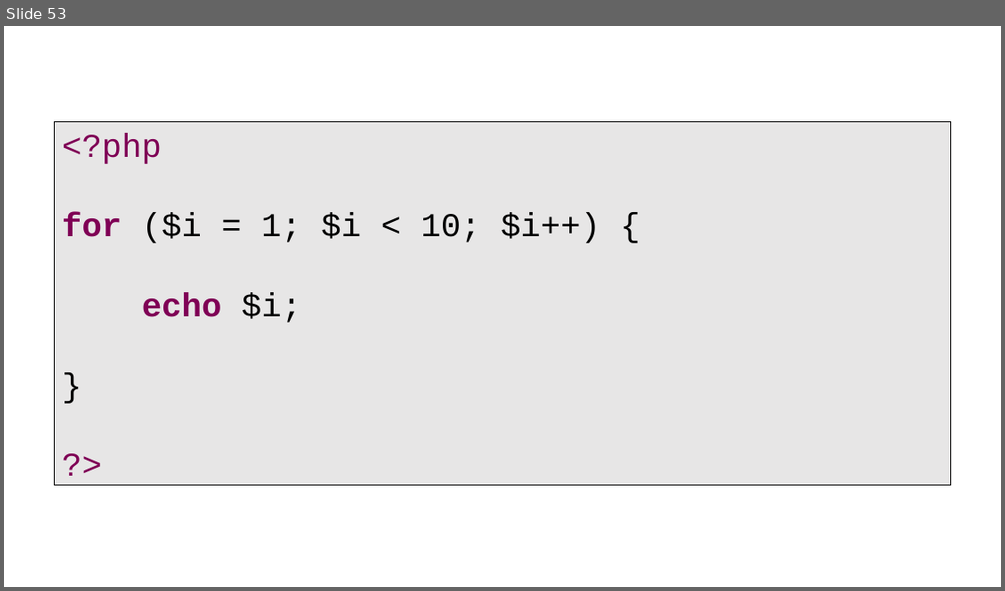
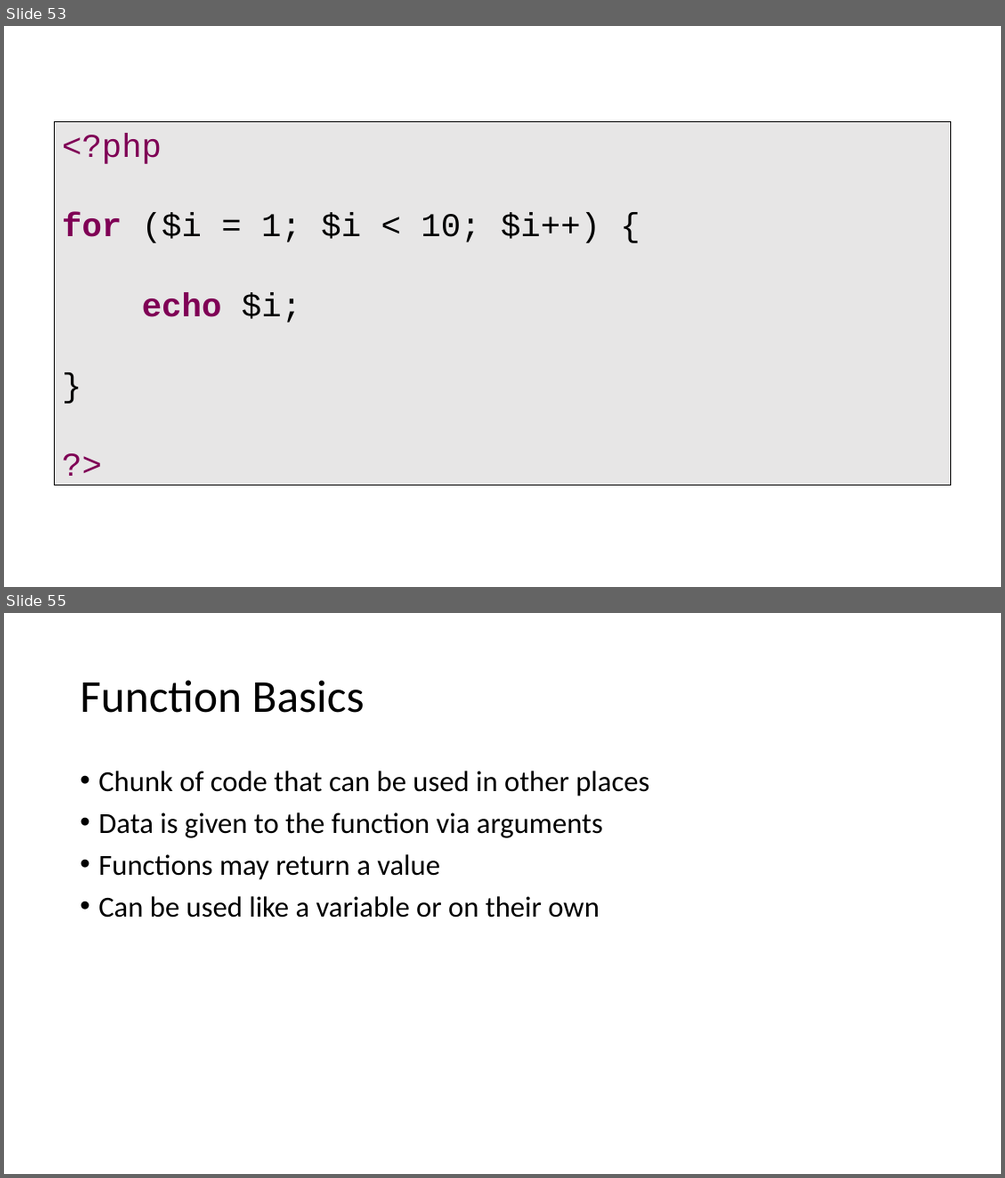
Before and after one commit to PHPEmbark/curriculum, a slide deck: course/1 - Basic Programming/Basics Of Programming.pptx. Shown one above the other, each under a label of ours: slide 53 before the commit, slides 53 and 55 after it; the slides between them are not shown. The pictures are 1005x591 and 1005x1178 pixels, drawn with LibreOffice and Linux fonts; fonts in the diff are those of the drawing. Boxes give left, top, right and bottom in pixels: in the first picture for what was removed or moved away, otherwise in the second. Text is boxed around its words. In the diff, an @@ line names an element or a change of style, - is before the commit and + after.

Commit message:
Moar powerpoint
Functions and files.

```diff
--- a/course/1 - Basic Programming/Basics Of Programming.pptx
+++ b/course/1 - Basic Programming/Basics Of Programming.pptx
@@ slide 55 added at (4,613,1001,1174), background #FFFFFF @@
@@ title added at (80,680,364,713), 44 pt, text #000000 @@
+Function Basics
@@ text added at (98,771,649,917), 28 pt, text #000000 @@
+• Chunk of code that can be used in other places
+• Data is given to the function via arguments
+• Functions may return a value
+• Can be used like a variable or on their own
```
Also in this commit, not shown: 17 other slides added.
